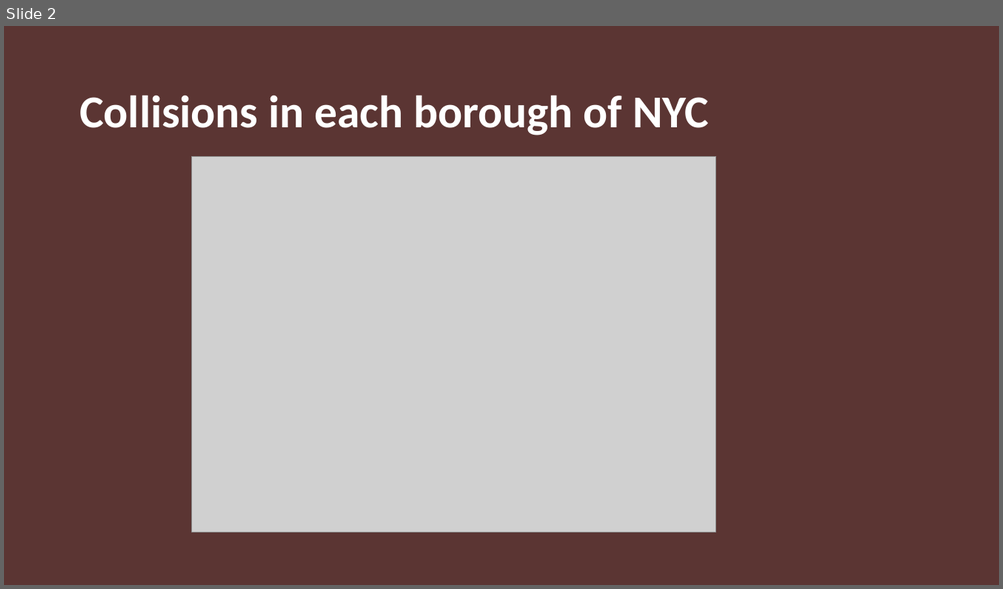
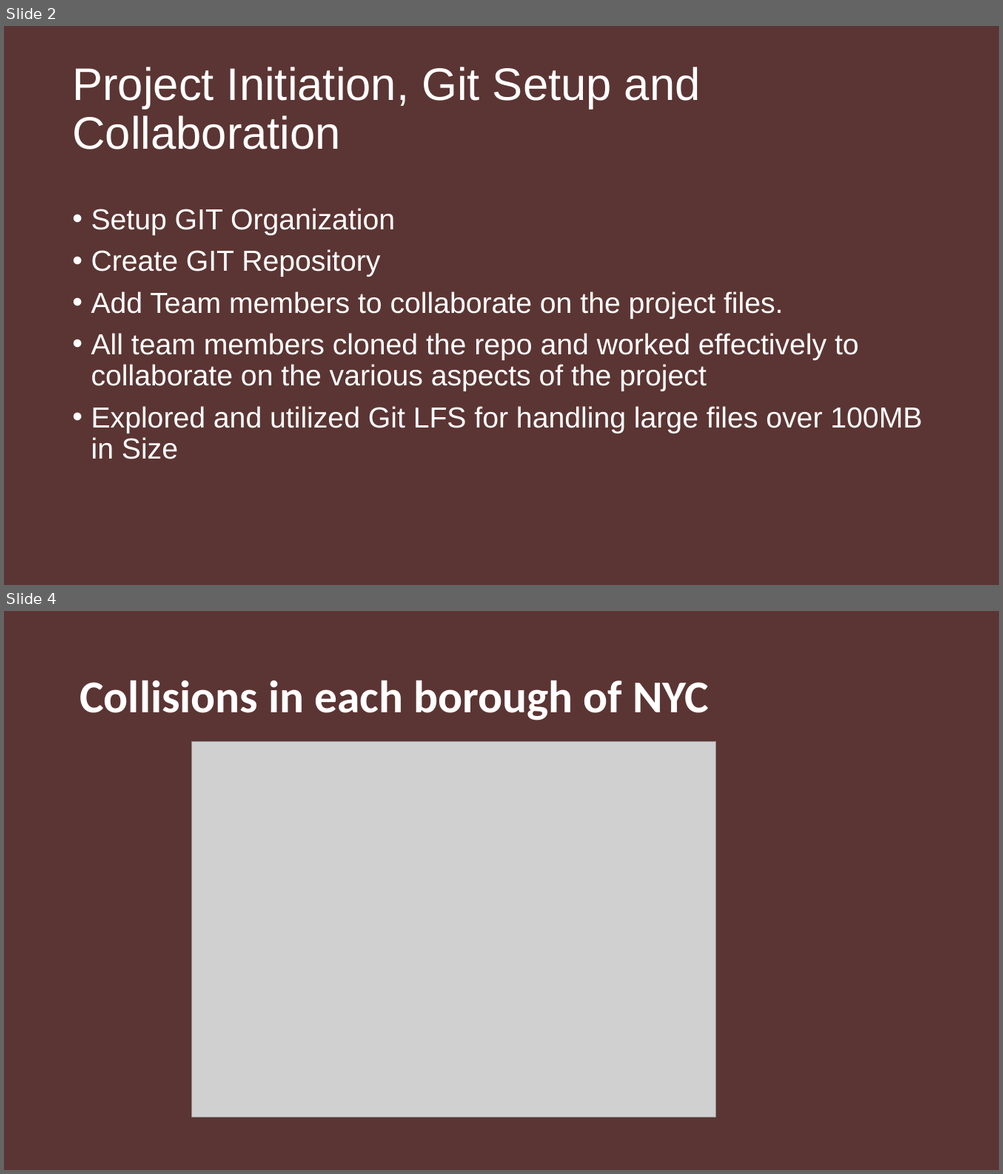
Before and after one commit to Pythorium-Quartet/Motor-Vehicle-Collison-Analysis, a slide deck: New York City Traffic Analysis.pptx. Shown one above the other, each under a label of ours: slide 2 before the commit, slides 2 and 4 after it; the slides between them are not shown. The pictures are 1003x589 and 1003x1174 pixels, drawn with LibreOffice and Linux fonts; fonts in the diff are those of the drawing; grey boxes stand for pictures; background and template pictures are left out. Boxes give left, top, right and bottom in pixels: in the first picture for what was removed or moved away, otherwise in the second. Text is boxed around its words. In the diff, an @@ line names an element or a change of style, - is before the commit and + after.

```diff
--- a/New York City Traffic Analysis.pptx
+++ b/New York City Traffic Analysis.pptx
@@ slide 2 added at box(4, 26, 999, 585), background #FFFFFF; not listed: 1 template element that a slide beside it also shows @@
@@ title added at box(72, 67, 700, 150), 44 pt, text #FFFFFF @@
+Project Initiation, Git Setup and Collaboration
@@ subtitle added at box(91, 208, 922, 460), 28 pt, text #FFFFFF @@
+• Setup GIT Organization
+• Create GIT Repository
+• Add Team members to collaborate on the project files.
+• All team members cloned the repo and worked effectively to collaborate on the various aspects of the project
+• Explored and utilized Git LFS for handling large files over 100MB in Size
@@ what was slide 2 is now slide 4 @@
```
Also in this commit, not shown: 1 slide changed, 1 other slide added, 2 other files.
